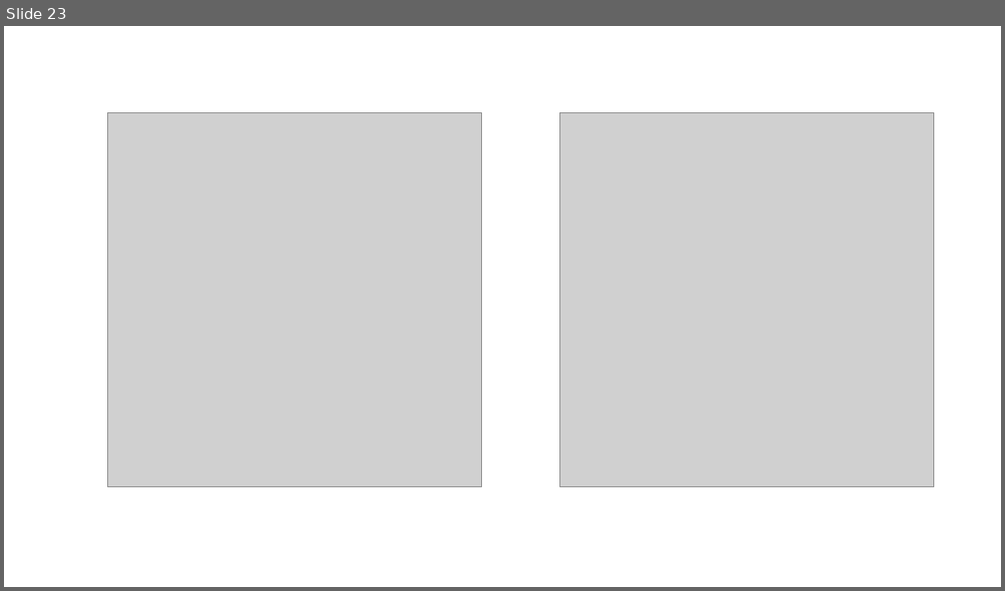
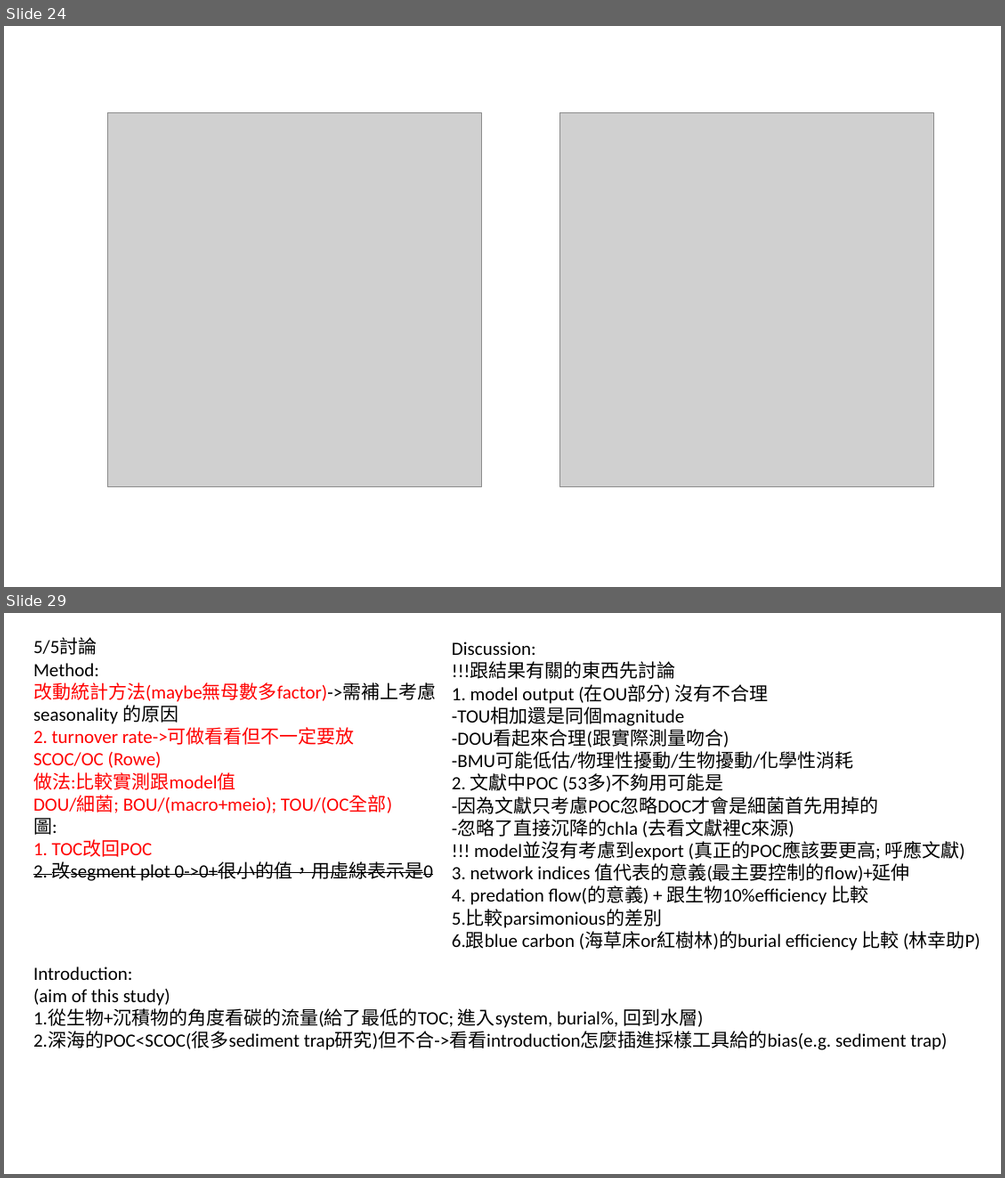
Before and after one commit to chueh1115/GPSC_data, a slide deck: context/thesis_fig.pptx. Shown one above the other, each under a label of ours: slide 23 before the commit, slides 24 and 29 after it; the slides between them are not shown. The pictures are 1005x591 and 1005x1178 pixels, drawn with LibreOffice and Linux fonts; fonts in the diff are those of the drawing; grey boxes stand for pictures. Boxes give left, top, right and bottom in pixels: in the first picture for what was removed or moved away, otherwise in the second. Text is boxed around its words. In the diff, an @@ line names an element or a change of style, - is before the commit and + after.

```diff
--- a/context/thesis_fig.pptx
+++ b/context/thesis_fig.pptx
@@ slide 29 added at (4,613,1001,1174), background #FFFFFF @@
@@ text added at (33,638,436,881), 18 pt, text #FF0000 @@
+5/5討論
+Method:
+改動統計方法(maybe無母數多factor)->需補上考慮seasonality 的原因
+2. turnover rate->可做看看但不一定要放
+SCOC/OC (Rowe)
+做法:比較實測跟model值
+DOU/細菌; BOU/(macro+meio); TOU/(OC全部)
+圖:
+1. TOC改回POC
+2. 改segment plot 0->0+很小的值，用虛線表示是0
@@ text added at (452,641,980,950), 18 pt, text #000000 @@
+Discussion:
+!!!跟結果有關的東西先討論
+1. model output (在OU部分) 沒有不合理
+-TOU相加還是同個magnitude
+-DOU看起來合理(跟實際測量吻合)
+-BMU可能低估/物理性擾動/生物擾動/化學性消耗
+2. 文獻中POC (53多)不夠用可能是
+-因為文獻只考慮POC忽略DOC才會是細菌首先用掉的
+-忽略了直接沉降的chla (去看文獻裡C來源)
+!!! model並沒有考慮到export (真正的POC應該要更高; 呼應文獻)
+3. network indices 值代表的意義(最主要控制的flow)+延伸
+4. predation flow(的意義) + 跟生物10%efficiency 比較
+5.比較parsimonious的差別
+6.跟blue carbon (海草床or紅樹林)的burial efficiency 比較 (林幸助P)
@@ text added at (33,966,947,1050), 18 pt, text #000000 @@
+Introduction:
+(aim of this study)
+1.從生物+沉積物的角度看碳的流量(給了最低的TOC; 進入system, burial%, 回到水層)
+2.深海的POC<SCOC(很多sediment trap研究)但不合->看看introduction怎麼插進採樣工具給的bias(e.g. sediment trap)
@@ what was slide 23 is now slide 24 @@
```
Also in this commit, not shown: 4 slides changed, 9 other slides added, 10 slides removed, 26 other files.
